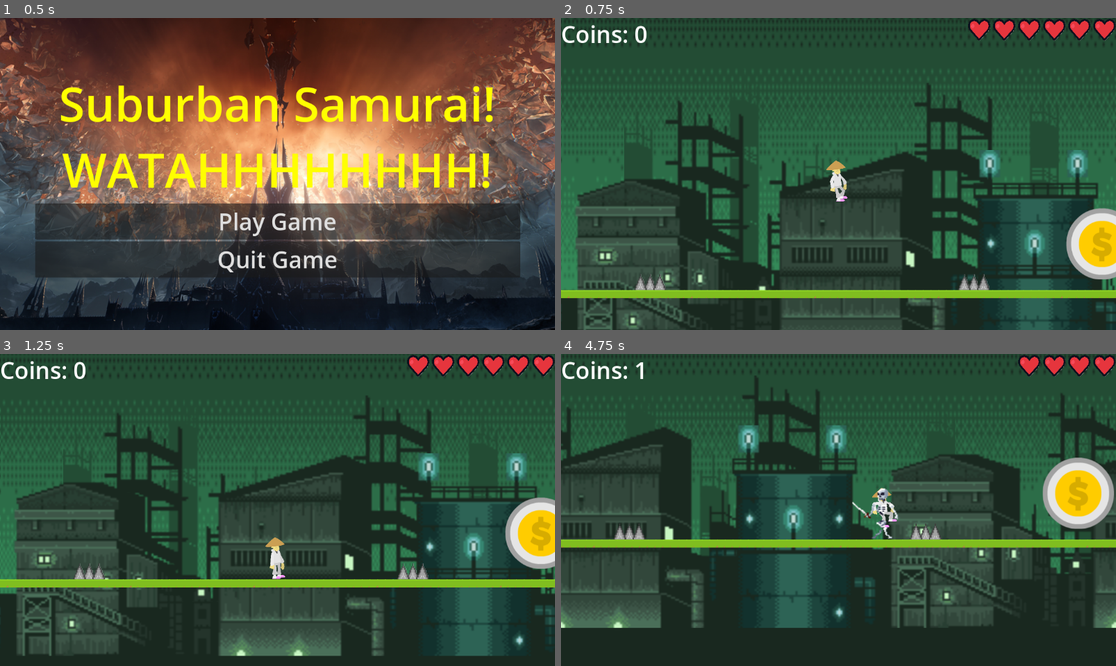
Above: before the commit, frames 1-4 (two rows, left to right).
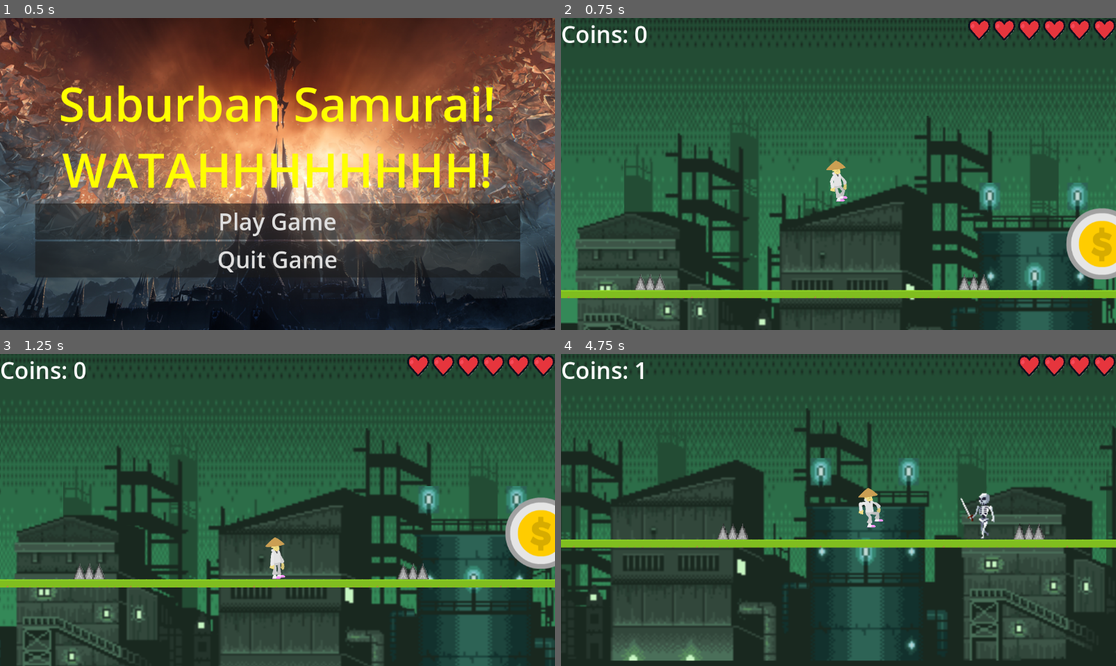
Above: after the commit, the same moments.

Repository: PietPadda/godot-2d-platformer
Game: Godot game, scene res://ui/main_menu.tscn
The game is run twice, just before and just after one commit, with the same random seed, the same clock (stepped at 60 frames per second) and the same inputs.
Inputs:
- Up to frame 1 (0.5 s): no input
- Up to frame 2 (0.75 s): click "Play Game" at 0.5 s
- Up to frame 3 (1.25 s): no input
- Up to frame 4 (4.75 s): tap Enter (ui_accept) at 1.25, 1.52, 2.27, 3.77, 4.52 s; hold Right (ui_right) 1.28-2.78 s; tap Ctrl (attack) at 1.35, 2.85, 4.35 s; tap Shift (block) at 2.1, 3.6 s; hold Left (ui_left) 2.78-3.53 s; hold Right (ui_right) from 3.53 s (still down)

Frame 1 is identical in both runs. In frame 2, 20% of the frame differs, in the area x 0-100%, y 20-100%; in frame 3, 23%; in frame 4, 41%, in the area x 0-100%, y 0-99%.

Commit message:
feat(game): added all clear game ready signal for proper initialisation

Diff:
--- a/godot-2d-platformer/game.gd
+++ b/godot-2d-platformer/game.gd
@@ -26,6 +26,9 @@
 	GameEvents.level_finished.connect(on_level_finished)
 	# load current level instance
 	load_level()
+
+	# announce all initialization complete
+	GameEvents.game_ready.emit()
 
 # _unhandled_input is checked after normal game input
 # best place for pause-like actions
--- a/godot-2d-platformer/game_events.gd
+++ b/godot-2d-platformer/game_events.gd
@@ -5,14 +5,16 @@
 # global signals (library store, not actually used!)
 @warning_ignore("unused_signal") # ignore next warning
 signal coin_collected(value) # signal carries value forward
-@warning_ignore("unused_signal") # ignore next warning
+@warning_ignore("unused_signal")
 signal player_died
-@warning_ignore("unused_signal") # ignore next warning
+@warning_ignore("unused_signal")
 signal level_finished
-@warning_ignore("unused_signal") # ignore next warning
+@warning_ignore("unused_signal")
 signal health_changed(new_health)
-@warning_ignore("unused_signal") # ignore next warning
+@warning_ignore("unused_signal")
 signal deal_damage_to_player(amount)
+@warning_ignore("unused_signal")
+signal game_ready
 
 # global variables
 var current_score = 0 # init 0
--- a/godot-2d-platformer/levels/level_1.tscn
+++ b/godot-2d-platformer/levels/level_1.tscn
@@ -2286,6 +2286,7 @@
 offset = Vector2(544, 0)
 
 [node name="ParallaxLayer2" type="ParallaxLayer" parent="ParallaxBackground"]
+position = Vector2(0, 68)
 motion_scale = Vector2(0.3, 0.3)
 motion_mirroring = Vector2(1152, 0)
 
@@ -2307,6 +2308,7 @@
 offset = Vector2(544, 0)
 
 [node name="ParallaxLayer3" type="ParallaxLayer" parent="ParallaxBackground"]
+position = Vector2(0, 68)
 motion_scale = Vector2(0.5, 0.5)
 motion_mirroring = Vector2(1152, 0)
 
@@ -2328,6 +2330,7 @@
 offset = Vector2(544, 0)
 
 [node name="ParallaxLayer4" type="ParallaxLayer" parent="ParallaxBackground"]
+position = Vector2(0, 68)
 motion_scale = Vector2(0.7, 0.7)
 motion_mirroring = Vector2(1152, 0)
 
--- a/godot-2d-platformer/mob/mob.tscn
+++ b/godot-2d-platformer/mob/mob.tscn
@@ -183,10 +183,10 @@
 height = 46.0
 
 [sub_resource type="RectangleShape2D" id="RectangleShape2D_pirjb"]
-size = Vector2(23.5, 0.5)
+size = Vector2(23.5, 2)
 
 [sub_resource type="RectangleShape2D" id="RectangleShape2D_mixeo"]
-size = Vector2(27.5, 47.5)
+size = Vector2(27.5, 46)
 
 [sub_resource type="CircleShape2D" id="CircleShape2D_pirjb"]
 radius = 332.014
@@ -212,14 +212,14 @@
 scale = Vector2(2, 2)
 
 [node name="CollisionShape2D" type="CollisionShape2D" parent="StompDetector"]
-position = Vector2(-0.25, -14.75)
+position = Vector2(-0.25, -14)
 shape = SubResource("RectangleShape2D_pirjb")
 
 [node name="SideDetector" type="Area2D" parent="."]
 scale = Vector2(2, 2)
 
 [node name="CollisionShape2D" type="CollisionShape2D" parent="SideDetector"]
-position = Vector2(-0.25, 9.25)
+position = Vector2(-0.25, 10)
 shape = SubResource("RectangleShape2D_mixeo")
 
 [node name="DeathTimer" type="Timer" parent="."]
--- a/godot-2d-platformer/player/player.gd
+++ b/godot-2d-platformer/player/player.gd
@@ -10,7 +10,7 @@
 @onready var dash_duration_timer = $DashDurationTimer
 
 # constants
-const SPEED = 500.0 # float
+const SPEED = 350.0 # float
 const JUMP_VELOCITY = -500.0 # float
 
 # get global grav for rigidbody
@@ -25,7 +25,7 @@
 var dash_tap_count = 0 # count dash input attemps
 var last_dash_direction = 0 # track dash direction if double
 var is_dashing = false # init dash mode
-const DASH_SPEED = SPEED * 1.8 # dash speed!
+const DASH_SPEED = SPEED * 2.5 # dash speed!
 
 # paths
 const JUMP_SOUND = preload("res://assets/audio/player/jump.wav")
--- a/godot-2d-platformer/player/player.tscn
+++ b/godot-2d-platformer/player/player.tscn
@@ -267,7 +267,7 @@
 size = Vector2(43.1111, 52.4444)
 
 [sub_resource type="RectangleShape2D" id="RectangleShape2D_8t03j"]
-size = Vector2(121.429, 371.429)
+size = Vector2(200.715, 490)
 
 [node name="Player" type="CharacterBody2D" groups=["player"]]
 script = ExtResource("1_rkbax")
@@ -311,15 +311,16 @@
 texture = ExtResource("10_8t03j")
 
 [node name="CollisionShape2D" type="CollisionShape2D" parent="Shield"]
-position = Vector2(-50, -89.2857)
+position = Vector2(-10.3572, -30.0001)
+scale = Vector2(1, 1)
 shape = SubResource("RectangleShape2D_8t03j")
 
 [node name="DashTapTimer" type="Timer" parent="."]
-wait_time = 0.3
+wait_time = 0.15
 one_shot = true
 
 [node name="DashDurationTimer" type="Timer" parent="."]
-wait_time = 0.2
+wait_time = 0.15
 one_shot = true
 
 [connection signal="animation_finished" from="SlashEffect" to="." method="_on_slash_effect_animation_finished"]
--- a/godot-2d-platformer/ui/ui.gd
+++ b/godot-2d-platformer/ui/ui.gd
@@ -27,10 +27,13 @@
 	for heart in health_bar.get_children(): # get each child (heart)
 		hearts.append(heart) # add each child to array
 
-	# wait one frame to let initialisation occur
-	# otherwise UI won't update!
-	await get_tree().process_frame # wait ONE frame
-	GameEvents.health_changed.connect(update_health_bar) # health_changed called on signal
+	# wait for game ready to update (prevent race conditions)
+	GameEvents.game_ready.connect(on_game_ready) # all ready and init
+	GameEvents.health_changed.connect(update_health_bar) # still update health
+
+# runs ONLY when the 'game_ready' signal is emitted
+func on_game_ready():
+	update_score_label() # update score
 	update_health_bar(GameEvents.current_health) # update health bar
 
 # runs when coin emits signal
